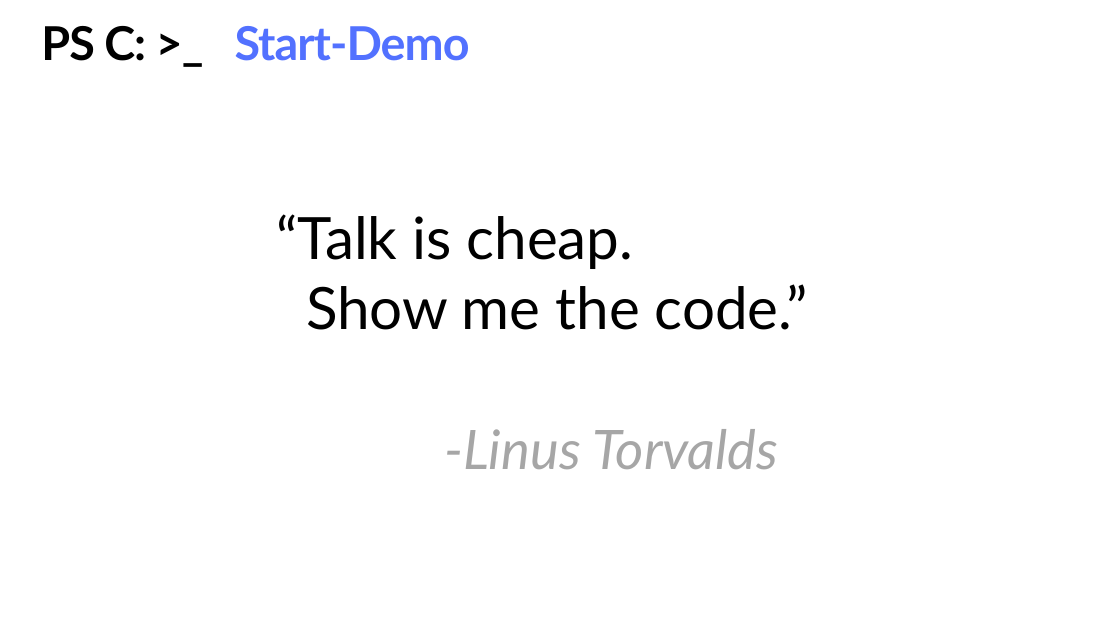
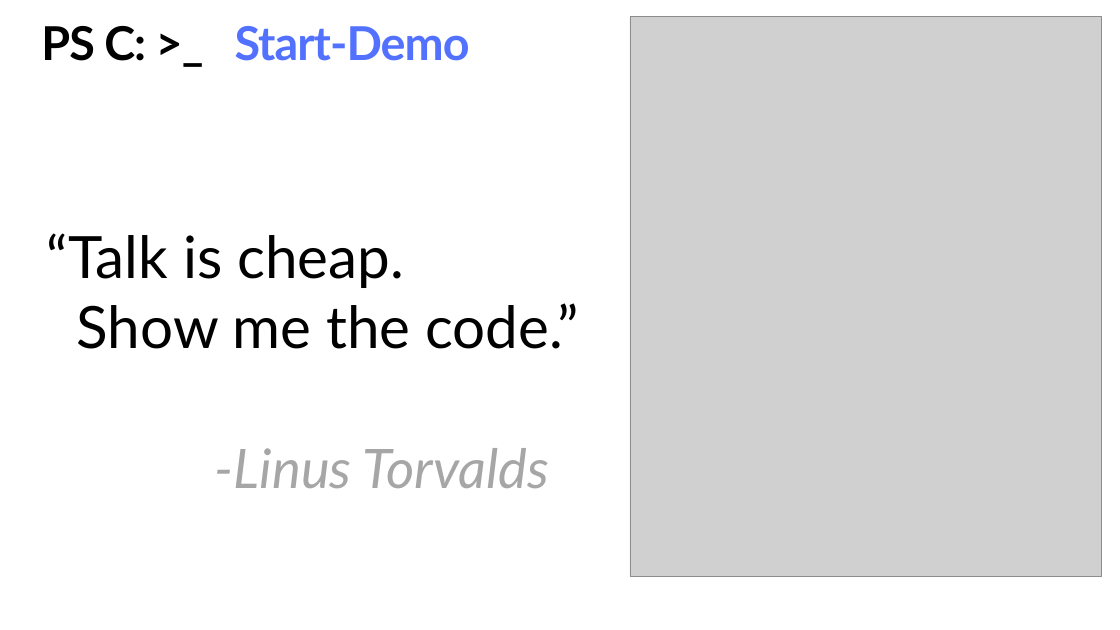
Before and after one commit to PrateekKumarSingh/Presentations, a slide deck: slide 11 of Visualize-Document-Infrastructure/ppt/VisualizeDocument.pptx. Drawn at 1120x630 pixels with LibreOffice and Linux fonts; fonts in the diff are those of the drawing; grey boxes stand for pictures; background and template pictures are left out. Boxes give left, top, right and bottom in pixels: in the first picture for what was removed or moved away, otherwise in the second. Text is boxed around its words. In the diff, an @@ line names an element or a change of style, - is before the commit and + after.

```diff
--- a/Visualize-Document-Infrastructure/ppt/VisualizeDocument.pptx
+++ b/Visualize-Document-Infrastructure/ppt/VisualizeDocument.pptx
@@ picture added at (630, 17, 1102, 576) @@
@@ text "“Talk is cheap. Show me ...": place and size @@
-text "“Talk is cheap. Show me ..." at (276, 214, 808, 469)
+text "“Talk is cheap. Show me ..." at (47, 233, 579, 488)
```
Also in this commit, not shown: 6 other slides changed, 1 slide added, 1 slide removed, 41 other files.
